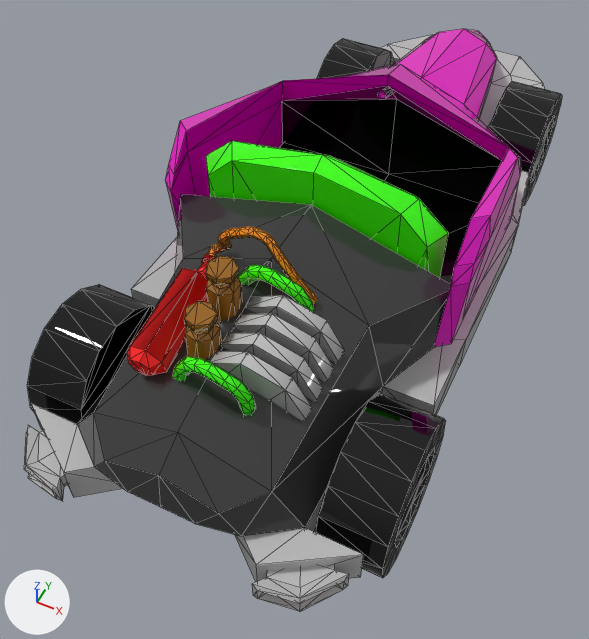
An edit to the FBX model Assets/Models/car/car-parsche-sport-green_1.fbx, drawn before and after from the same camera.
Rendered twice from a 50 mm lens placed at (0.708, -1.893, 2.03), pointed at (-0.058, -0.359, 0.113). Arrows for +X, +Y and +Z are at lower left; the lights stay in place. Mesh edges are drawn as thin lines. Where no turn or scale is listed for an object, it has been applied to the vertices. Vertices at the same position are counted once.

In view in the first picture: 'car-parsche-sport-green_1', 'wheel_1', 'wheel_2', 'wheel_3', 'wheel_4'.
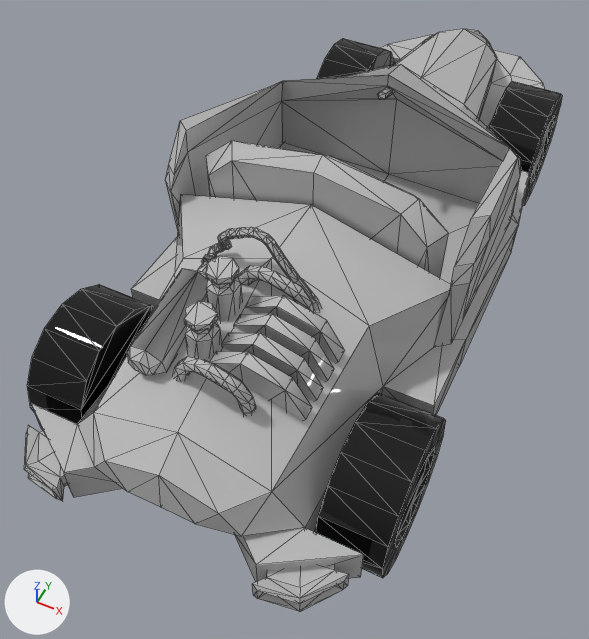
Location of each change, (x1, y1, x2, y2) in pixels of the pictures (589 x 639 px):
part 1 of me_mesh, built on
    after: (313, 299, 321, 311)
part 2 of me_mesh, recoloured (pink to grey)
    both: (165, 29, 521, 347)
part 3 of me_mesh, recoloured (black to grey)
    both: (77, 87, 451, 536)
part 4 of me_mesh, recoloured (green to grey)
    both: (173, 141, 449, 415)
part 5 of me_mesh, recoloured (black to grey)
    both: (279, 99, 502, 284)
part 6 of me_mesh, recoloured (red to grey)
    both: (127, 254, 215, 376)
part 7 of me_mesh, recoloured (brown to grey)
    both: (208, 227, 318, 304)
part 8 of me_mesh, recoloured (brown to grey)
    both: (184, 256, 243, 359)

The edits, one by one:
me_mesh is used by ob_car_parsche_sport_green_1; location (0.0, 0.0, 0.0).
me_mesh had 765 vertices, 1423 faces and spanned x -0.48..0.47, y -1.24..1.22, z 0.12..0.74.
me_mesh no longer uses material mat_material__40 (red #ff0000).
me_mesh now has 771 vertices, 1429 faces and spans x -0.48..0.47, y -1.24..1.22, z 0.12..0.74.
Part 1, on me_mesh:
4 faces are deleted.
6 vertices are added at (0.15, -0.65, 0.54), (0.13, -0.65, 0.54), (0.13, -0.64, 0.54), (0.14, -0.63, 0.54), (0.15, -0.63, 0.54), (0.16, -0.65, 0.53).
10 new faces join them.
me_mesh part 2: 138 faces spanning x -0.46..0.46, y -0.43..1.22, z 0.28..0.72 switch from mat_material__36 (pink #e900c4) to mat_material__35 (grey #bcbcbc).
me_mesh part 3: 68 faces spanning x -0.42..0.42, y -1.18..1.03, z 0.12..0.69 switch from mat_material__37 (black #383838) to mat_material__35 (grey #bcbcbc).
me_mesh part 4: 272 faces spanning x -0.36..0.36, y -0.98..-0.26, z 0.28..0.74 switch from mat_material__38 (green #3bfe00) to mat_material__35 (grey #bcbcbc).
me_mesh part 5: 8 faces spanning x -0.42..0.42, y -0.38..0.24, z 0.28..0.58 switch from mat_material__39 (black #000000) to mat_material__35 (grey #bcbcbc).
me_mesh part 6: 94 faces spanning x -0.22..-0.11, y -0.98..-0.62, z 0.45..0.6 switch from mat_multimat_0_slot__7 (red #ff0000) to mat_material__35 (grey #bcbcbc).
me_mesh part 7: 340 faces spanning x -0.18..0.14, y -0.65..-0.58, z 0.55..0.73 switch from mat_multimat_0_slot__8 (orange #fc8f00) to mat_material__35 (grey #bcbcbc).
me_mesh part 8: 150 faces spanning x -0.09..-0.01, y -0.9..-0.71, z 0.4..0.69 switch from mat_multimat_0_slot__9 (brown #976000) to mat_material__35 (grey #bcbcbc).
